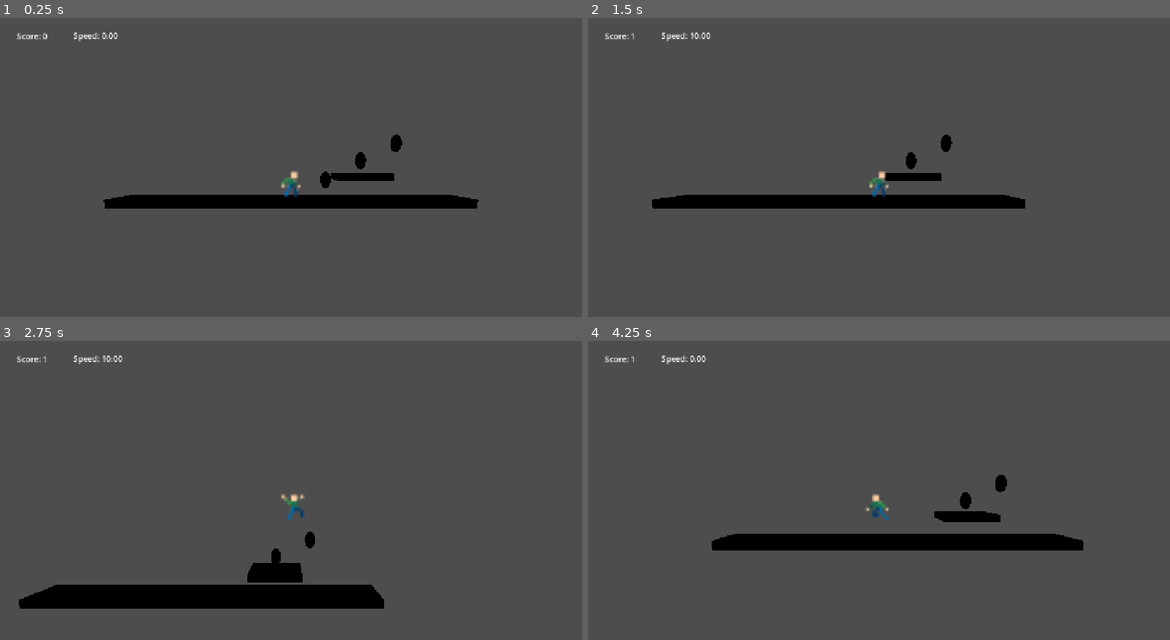
Above: before the commit, frames 1-4 (two rows, left to right).
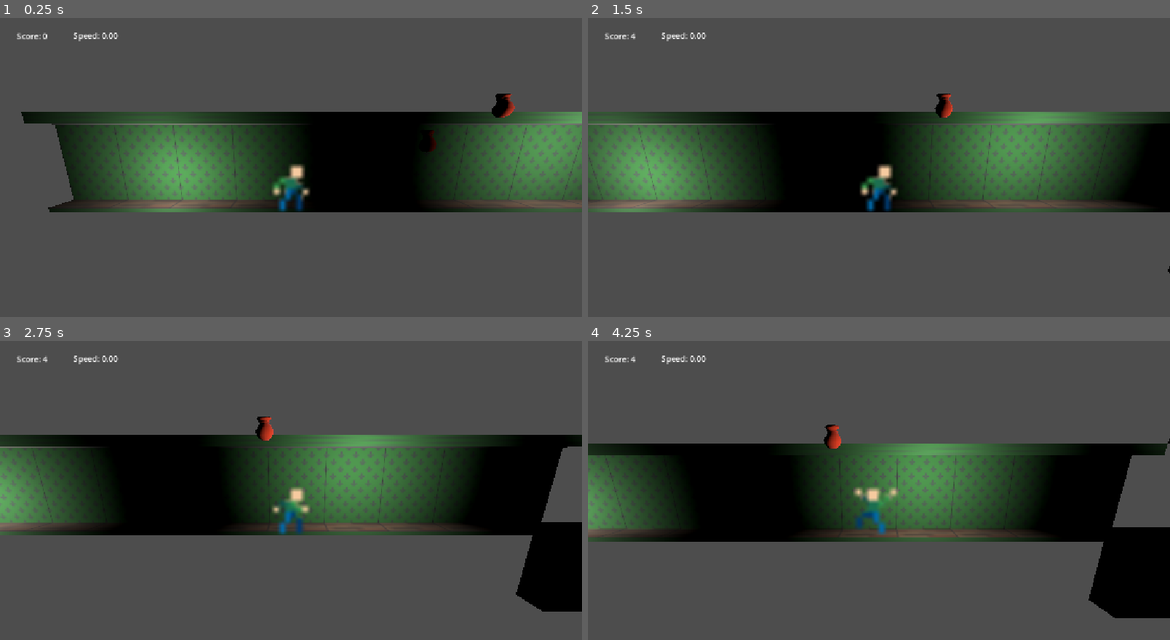
Above: after the commit, the same moments.

Repository: jinsato0422/haunted-mansion
Game: Godot game, scene res://Scenes/main_side.tscn
Same seed, same stepped clock (60 frames per second), same inputs: the game is played once before the commit and once after it.
Inputs:
- Up to frame 1 (0.25 s): no input
- Up to frame 2 (1.5 s): tap Enter at 0.5 s; hold D (move_right) 0.53-1.28 s; hold J (dash) 0.53-1.28 s; tap Space (jump) at 0.77, 1.07 s; tap Shift (run) at 0.8, 1.35 s; hold S (down) from 1.28 s (still down)
- Up to frame 3 (2.75 s): tap Space (jump) at 1.52, 1.55, 1.82 s; release S (down) at 2.03 s; hold D (move_right) from 2.03 s (still down); hold Space (jump) from 2.03 s (still down); tap J (dash) at 2.3 s
- Up to frame 4 (4.25 s): release Space (jump) at 2.78 s; tap J (dash) at 2.85 s; tap Space (jump) at 3.02, 3.32, 3.77, 3.8, 4.07 s; tap Shift (run) at 3.05 s; release D (move_right) at 3.53 s; hold A (move_left) from 3.53 s (still down); hold Ctrl (grab) from 3.53 s (still down)

The runs differ from the first frame. In frame 1, 26% of the frame differs, in the area x 3-100%, y 25-65%; in frame 2, 30%; in frame 3, 38%, in the area x 0-100%, y 4-91%; in frame 4, 34%.

Commit message:
Basic lighting, 3d objects, player movement and sprite frames

Diff:
--- /dev/null
+++ b/Assets/3D/M_TSTest.tres
@@ -0,0 +1,7 @@
+[gd_resource type="StandardMaterial3D" format=3 uid="uid://cc353nbfj82mn"]
+
+[resource]
+resource_name = "M_TSTest"
+vertex_color_use_as_albedo = true
+albedo_color = Color(0.9063318, 0.9063318, 0.9063318, 0.8)
+emission_enabled = true
--- /dev/null
+++ b/Assets/3D/openPBR_shader1.tres
@@ -0,0 +1,6 @@
+[gd_resource type="StandardMaterial3D" format=3 uid="uid://wnc8v2vqlfie"]
+
+[resource]
+resource_name = "openPBR_shader1"
+vertex_color_use_as_albedo = true
+albedo_color = Color(1, 0.24705882, 0.05490196, 1)
--- /dev/null
+++ b/Assets/3D/sm_hall_2m_collider.tscn
@@ -0,0 +1,9 @@
+[gd_scene format=3 uid="uid://bsgmxgg8gjaw1"]
+
+[ext_resource type="PackedScene" uid="uid://cve3put0p8dpo" path="res://Assets/3D/SM_Hall_2M (1).fbx" id="1_0xh5t"]
+[ext_resource type="Material" uid="uid://bbhwlk4wp81kw" path="res://Assets/Materials/M_hall.tres" id="2_2cuel"]
+
+[node name="SM_Hall_2M (1)" unique_id=794256021 instance=ExtResource("1_0xh5t")]
+
+[node name="SM_Hall_2M" parent="Hall_grp" parent_id_path=PackedInt32Array(1870377021) index="0" unique_id=583082619]
+material_override = ExtResource("2_2cuel")
--- /dev/null
+++ b/Assets/3D/sm_hall_8m_collider.tscn
@@ -0,0 +1,30 @@
+[gd_scene format=3 uid="uid://c1hh734lrbs6f"]
+
+[ext_resource type="PackedScene" uid="uid://ce0diagqlvfs4" path="res://Assets/3D/SM_Hall_8M.fbx" id="1_t662k"]
+[ext_resource type="Material" uid="uid://bbhwlk4wp81kw" path="res://Assets/Materials/M_hall.tres" id="2_lveg6"]
+
+[sub_resource type="BoxShape3D" id="BoxShape3D_770x4"]
+size = Vector3(7.9676514, 1, 1)
+
+[node name="SM_Hall_8M" unique_id=2042900114 instance=ExtResource("1_t662k")]
+
+[node name="SM_Hall_8M" parent="Hall_grp" parent_id_path=PackedInt32Array(90706149) index="0" unique_id=112162706]
+material_override = ExtResource("2_lveg6")
+
+[node name="StaticBody3D" type="StaticBody3D" parent="Hall_grp/SM_Hall_8M" index="0" unique_id=204596262]
+collision_layer = 3
+collision_mask = 3
+
+[node name="CollisionShape3D" type="CollisionShape3D" parent="Hall_grp/SM_Hall_8M/StaticBody3D" index="0" unique_id=1852578018]
+transform = Transform3D(1, 0, 0, 0, 0.2, 0, 0, 0, 1, 3.984314, -0.098523974, 0.33899117)
+shape = SubResource("BoxShape3D_770x4")
+
+[node name="StaticBody3D2" type="StaticBody3D" parent="Hall_grp/SM_Hall_8M" index="1" unique_id=209104599]
+transform = Transform3D(1, 0, 0, 0, 1, 0, 0, 0, 1, 0, 3.0241609, 0)
+collision_layer = 3
+collision_mask = 3
+
+[node name="CollisionShape3D" type="CollisionShape3D" parent="Hall_grp/SM_Hall_8M/StaticBody3D2" index="0" unique_id=1745723831]
+process_mode = 3
+transform = Transform3D(1, 0, 0, 0, 0.2, 0, 0, 0, 1, 3.984314, -0.098523974, 0.33899117)
+shape = SubResource("BoxShape3D_770x4")
--- /dev/null
+++ b/Assets/Materials/M_hall.tres
@@ -0,0 +1,6 @@
+[gd_resource type="StandardMaterial3D" format=3 uid="uid://bbhwlk4wp81kw"]
+
+[ext_resource type="Texture2D" uid="uid://n1tkrp1vkeut" path="res://Assets/Materials/TrimSheet_Low_openPBR_shader1_BaseColor.png" id="1_qaaoe"]
+
+[resource]
+albedo_texture = ExtResource("1_qaaoe")
--- a/Scenes/ghost.tscn
+++ b/Scenes/ghost.tscn
@@ -36,6 +36,7 @@
 
 [node name="AnimatedSprite3D" type="AnimatedSprite3D" parent="." unique_id=2020111451]
 transform = Transform3D(0.3, 0, 0, 0, 0.3, 0, 0, 0, 0.3, 0, 0, 0)
+no_depth_test = true
 sprite_frames = SubResource("SpriteFrames_770x4")
 
 [connection signal="body_entered" from="." to="." method="_on_body_entered"]
--- /dev/null
+++ b/Scenes/light.tscn
@@ -0,0 +1,6 @@
+[gd_scene format=3 uid="uid://cambo0qm4fntl"]
+
+[node name="Light" type="Node3D" unique_id=1034226516]
+
+[node name="AreaLight3D" type="AreaLight3D" parent="." unique_id=785963024]
+light_energy = 7.02
--- a/Scenes/main_side.tscn
+++ b/Scenes/main_side.tscn
@@ -3,58 +3,19 @@
 [ext_resource type="Script" uid="uid://cb8idit8seqwh" path="res://Scripts/main_side.gd" id="1_0clfa"]
 [ext_resource type="PackedScene" uid="uid://byl4pywlkquac" path="res://Scenes/ghost.tscn" id="2_ucghm"]
 [ext_resource type="PackedScene" uid="uid://0wdgmqfou2gp" path="res://Scenes/player.tscn" id="3_rltmn"]
-[ext_resource type="PackedScene" uid="uid://bheme71kyujx6" path="res://Scenes/treasure.tscn" id="4_yfthy"]
-
-[sub_resource type="BoxMesh" id="BoxMesh_t0jnk"]
-size = Vector3(20, 0.5, 2)
-
-[sub_resource type="BoxShape3D" id="BoxShape3D_vgng8"]
-size = Vector3(20, 0.5, 2)
-
-[sub_resource type="BoxMesh" id="BoxMesh_vgng8"]
-size = Vector3(3, 0.4, 2)
-
-[sub_resource type="BoxShape3D" id="BoxShape3D_saj5s"]
-size = Vector3(3, 0.4, 2)
-
-[sub_resource type="StandardMaterial3D" id="StandardMaterial3D_8onmr"]
-albedo_color = Color(0.38676247, 1.7539996, 1.6984154, 1)
-
-[sub_resource type="SphereMesh" id="SphereMesh_vm33g"]
-radius = 0.3
-
-[sub_resource type="StandardMaterial3D" id="StandardMaterial3D_vm33g"]
-albedo_color = Color(0.6160945, 0.20251302, 0, 1)
-
-[sub_resource type="SphereMesh" id="SphereMesh_ikypl"]
-radius = 0.3
+[ext_resource type="PackedScene" uid="uid://bheme71kyujx6" path="res://treasure.tscn" id="4_yfthy"]
+[ext_resource type="PackedScene" uid="uid://c1hh734lrbs6f" path="res://Assets/3D/sm_hall_8m_collider.tscn" id="5_ucghm"]
+[ext_resource type="PackedScene" uid="uid://cambo0qm4fntl" path="res://Scenes/light.tscn" id="7_yfthy"]
 
 [node name="MainSide" type="Node3D" unique_id=1572557826]
 script = ExtResource("1_0clfa")
 monster_scene = ExtResource("2_ucghm")
 
 [node name="Player" parent="." unique_id=896234555 instance=ExtResource("3_rltmn")]
-
-[node name="Floor" type="StaticBody3D" parent="." unique_id=1963098860]
-transform = Transform3D(1, 0, 0, 0, 1, 0, 0, 0, 1, 0, -0.25, 0)
-
-[node name="MeshInstance3D" type="MeshInstance3D" parent="Floor" unique_id=1889115842]
-mesh = SubResource("BoxMesh_t0jnk")
-
-[node name="CollisionShape3D" type="CollisionShape3D" parent="Floor" unique_id=1405179920]
-shape = SubResource("BoxShape3D_vgng8")
+transform = Transform3D(1, 0, 0, 0, 1, 0, 0, 0, 1, 0, 1.154901, 0)
 
 [node name="OmniLight3D" type="OmniLight3D" parent="." unique_id=855183779]
 transform = Transform3D(1, 0, 0, 0, 1, 0, 0, 0, 1, 0, 5, 6)
-
-[node name="Platform1" type="StaticBody3D" parent="." unique_id=556304361]
-transform = Transform3D(1, 0, 0, 0, 1, 0, 0, 0, 1, 4, 1.2, 0)
-
-[node name="MeshInstance3D" type="MeshInstance3D" parent="Platform1" unique_id=2137037688]
-mesh = SubResource("BoxMesh_vgng8")
-
-[node name="CollisionShape3D" type="CollisionShape3D" parent="Platform1" unique_id=1044125648]
-shape = SubResource("BoxShape3D_saj5s")
 
 [node name="Treasure" parent="." unique_id=2056213325 instance=ExtResource("4_yfthy")]
 transform = Transform3D(1, 0, 0, 0, 1, 0, 0, 0, 1, 2, 1, 0)
@@ -63,17 +24,9 @@
 transform = Transform3D(1, 0, 0, 0, 1, 0, 0, 0, 1, 4, 2.1, 0)
 treasure_type = 1
 
-[node name="MeshInstance3D" parent="Treasure2" index="0" unique_id=359014598]
-material_override = SubResource("StandardMaterial3D_8onmr")
-mesh = SubResource("SphereMesh_vm33g")
-
 [node name="Treasure3" parent="." unique_id=298225106 instance=ExtResource("4_yfthy")]
 transform = Transform3D(1, 0, 0, 0, 1, 0, 0, 0, 1, 6, 3.1, 0)
 treasure_type = 2
-
-[node name="MeshInstance3D" parent="Treasure3" index="0" unique_id=359014598]
-material_override = SubResource("StandardMaterial3D_vm33g")
-mesh = SubResource("SphereMesh_ikypl")
 
 [node name="HUD" type="CanvasLayer" parent="." unique_id=361460300]
 
@@ -94,6 +47,30 @@
 [node name="GhostSpawn" type="Marker3D" parent="." unique_id=986402798]
 transform = Transform3D(1, 0, 0, 0, 1, 0, 0, 0, 1, 7, 1, 0)
 
+[node name="SM_Hall_8M" parent="." unique_id=2042900114 instance=ExtResource("5_ucghm")]
+transform = Transform3D(1, 0, 0, 0, 1, 0, 0, 0, 1, -8, 0, -1)
+
+[node name="SM_Hall_8M2" parent="." unique_id=663008911 instance=ExtResource("5_ucghm")]
+transform = Transform3D(-4.371139e-08, -1, 0, 1, -4.371139e-08, 0, 0, 0, 1, 19, 3, 0)
+
+[node name="Light" parent="." unique_id=1034226516 instance=ExtResource("7_yfthy")]
+transform = Transform3D(1, 0, 0, 0, 1, 0, 0, 0, 1, 8.879162, 2.0266151, 1.4965367)
+
+[node name="SM_Hall_8M3" parent="." unique_id=1454369697 instance=ExtResource("5_ucghm")]
+transform = Transform3D(1, 0, 0, 0, 1, 0, 0, 0, 1, 0, 0, -1)
+
+[node name="SM_Hall_8M4" parent="." unique_id=1617980209 instance=ExtResource("5_ucghm")]
+transform = Transform3D(1, 0, 0, 0, 1, 0, 0, 0, 1, 8, 0, -1)
+
+[node name="SM_Hall_8M5" parent="." unique_id=570333797 instance=ExtResource("5_ucghm")]
+transform = Transform3D(1, 0, 0, 0, 1, 0, 0, 0, 1, 16, -3, -1)
+
+[node name="Light2" parent="." unique_id=440837327 instance=ExtResource("7_yfthy")]
+transform = Transform3D(1, 0, 0, 0, 1, 0, 0, 0, 1, -4, 1, 1)
+
+[node name="Light3" parent="." unique_id=2093226375 instance=ExtResource("7_yfthy")]
+transform = Transform3D(1, 0, 0, 0, 1, 0, 0, 0, 1, 18, 6, 3)
+
 [connection signal="collected" from="Treasure" to="." method="_on_treasure_collected"]
 [connection signal="collected" from="Treasure2" to="." method="_on_treasure_collected"]
 [connection signal="collected" from="Treasure3" to="." method="_on_treasure_collected"]
--- a/Scenes/player.tscn
+++ b/Scenes/player.tscn
@@ -10,6 +10,10 @@
 [sub_resource type="SphereShape3D" id="SphereShape3D_ir4nge"]
 radius = 1.2
 
+[sub_resource type="AtlasTexture" id="AtlasTexture_6t5aa"]
+atlas = ExtResource("2_onrkg")
+region = Rect2(20, 30, 10, 10)
+
 [sub_resource type="AtlasTexture" id="AtlasTexture_i3pqv"]
 atlas = ExtResource("2_onrkg")
 region = Rect2(0, 0, 10, 10)
@@ -26,6 +30,10 @@
 atlas = ExtResource("2_onrkg")
 region = Rect2(20, 30, 10, 10)
 
+[sub_resource type="AtlasTexture" id="AtlasTexture_vgqql"]
+atlas = ExtResource("2_onrkg")
+region = Rect2(10, 30, 10, 10)
+
 [sub_resource type="AtlasTexture" id="AtlasTexture_1jxqw"]
 atlas = ExtResource("2_onrkg")
 region = Rect2(0, 20, 10, 10)
@@ -81,11 +89,23 @@
 [sub_resource type="AtlasTexture" id="AtlasTexture_q13i1"]
 atlas = ExtResource("2_onrkg")
 region = Rect2(50, 10, 10, 10)
+
+[sub_resource type="AtlasTexture" id="AtlasTexture_cvnsp"]
+atlas = ExtResource("2_onrkg")
+region = Rect2(0, 88, 10, 11)
 
 [sub_resource type="SpriteFrames" id="SpriteFrames_770x4"]
 animations = [{
 "frames": [{
 "duration": 1.0,
+"texture": SubResource("AtlasTexture_6t5aa")
+}],
+"loop": 1,
+"name": &"falling",
+"speed": 5.0
+}, {
+"frames": [{
+"duration": 1.0,
 "texture": SubResource("AtlasTexture_i3pqv")
 }],
 "loop": 1,
@@ -108,6 +128,14 @@
 }, {
 "frames": [{
 "duration": 1.0,
+"texture": SubResource("AtlasTexture_vgqql")
+}],
+"loop": 1,
+"name": &"rising",
+"speed": 5.0
+}, {
+"frames": [{
+"duration": 1.0,
 "texture": SubResource("AtlasTexture_1jxqw")
 }, {
 "duration": 1.0,
@@ -162,9 +190,19 @@
 "loop": 1,
 "name": &"walk",
 "speed": 7.0
+}, {
+"frames": [{
+"duration": 1.0,
+"texture": SubResource("AtlasTexture_cvnsp")
+}],
+"loop": 1,
+"name": &"wall_slide",
+"speed": 5.0
 }]
 
 [node name="Player" type="CharacterBody3D" unique_id=896234555]
+collision_layer = 2
+collision_mask = 3
 script = ExtResource("1_onrkg")
 
 [node name="CollisionShape3D" type="CollisionShape3D" parent="." unique_id=629773837]
@@ -178,16 +216,18 @@
 
 [node name="AnimatedSprite3D" type="AnimatedSprite3D" parent="." unique_id=718450221]
 transform = Transform3D(18, 0, 0, 0, 18, 0, 0, 0, 18, 0, -0.06767738, 0)
+no_depth_test = true
 sprite_frames = SubResource("SpriteFrames_770x4")
-animation = &"jump"
+animation = &"rising"
 autoplay = "idle"
 
 [node name="Camera3D" type="Camera3D" parent="." unique_id=1823546937]
-transform = Transform3D(1, 0, 0, 0, 0.9980854, 0.06185116, 0, -0.06185116, 0.9980854, 0, 0.863389, 12.3372345)
+transform = Transform3D(1, 0, 0, 0, 0.97199607, 0.23499715, 0, -0.23499715, 0.97199607, 0, 1.7359571, 6.488817)
 
 [node name="WallCasts" type="Node" parent="." unique_id=1185566935]
 
 [node name="UpperLeft" type="RayCast3D" parent="WallCasts" unique_id=1435161916]
+process_mode = 3
 transform = Transform3D(1.3, 0, 0, 0, 1.3, 0, 0, 0, 1.3, 0, 0.48216015, 0)
 target_position = Vector3(-0.5, 0, 0)
 
@@ -196,7 +236,7 @@
 target_position = Vector3(0.5, 0, 0)
 
 [node name="LowerLeft" type="RayCast3D" parent="WallCasts" unique_id=1238113913]
-transform = Transform3D(1.3, 0, 0, 0, 1.3, 0, 0, 0, 1.3, 0, -0.4992779, 0)
+transform = Transform3D(1.3000002, 0, -1.1920929e-07, 0, 1.2999998, 0, 1.1920929e-07, 0, 1.3000002, 0, -0.4992779, 0)
 target_position = Vector3(-0.5, 0, 0)
 
 [node name="LowerRight" type="RayCast3D" parent="WallCasts" unique_id=2138941525]
--- /dev/null
+++ b/Scenes/sm_hall_2m.tscn
@@ -0,0 +1,6 @@
+[gd_scene format=3 uid="uid://dqka400b23bgb"]
+
+[ext_resource type="PackedScene" uid="uid://8ckobpkkj1ua" path="res://Assets/3D/SM_Hall_2M.fbx" id="1_j1elx"]
+
+[node name="SM_Hall_2M" unique_id=935304000 instance=ExtResource("1_j1elx")]
+transform = Transform3D(2, 0, 0, 0, 2, 0, 0, 0, 2, 0, 0, 0)
--- a/Scenes/treasure.tscn
+++ /dev/null
@@ -1,23 +0,0 @@
-[gd_scene format=3 uid="uid://bheme71kyujx6"]
-
-[ext_resource type="Script" uid="uid://2hoc4igxf8l5" path="res://Scripts/treasure.gd" id="1_dubxd"]
-
-[sub_resource type="StandardMaterial3D" id="StandardMaterial3D_saj5s"]
-albedo_color = Color(1.753959, 1.4648215, 1.4580972, 1)
-
-[sub_resource type="SphereMesh" id="SphereMesh_vgng8"]
-radius = 0.3
-
-[sub_resource type="SphereShape3D" id="SphereShape3D_2bngr"]
-
-[node name="Treasure" type="Area3D" unique_id=2056213325]
-script = ExtResource("1_dubxd")
-
-[node name="MeshInstance3D" type="MeshInstance3D" parent="." unique_id=359014598]
-material_override = SubResource("StandardMaterial3D_saj5s")
-mesh = SubResource("SphereMesh_vgng8")
-
-[node name="CollisionShape3D" type="CollisionShape3D" parent="." unique_id=93178961]
-shape = SubResource("SphereShape3D_2bngr")
-
-[connection signal="body_entered" from="." to="." method="_on_body_entered"]
--- a/Scripts/player.gd
+++ b/Scripts/player.gd
@@ -149,6 +149,8 @@
 	if Input.is_action_just_pressed("interact"):
 		interact_with_nearest()
 
+	check_if_out_of_bounds()
+
 
 func apply_gravity(delta: float) -> void:
 	if not is_on_floor():
@@ -160,6 +162,9 @@
 	elif velocity.y < 0.0:
 		velocity.y = 0.0
 
+func check_if_out_of_bounds():
+	if abs(position.y) >= 300.0 or abs(position.x) >= 300.0:
+		reset_player()
 
 # STATE MACHINE
 
@@ -194,7 +199,7 @@
 
 	if direction != 0.0:
 
-		if Input.is_action_pressed("dash"):
+		if Input.is_action_pressed("run"):
 			change_state(STATE.RUN)
 		else:
 			change_state(STATE.WALK)
@@ -212,7 +217,7 @@
 
 	move_horizontal(get_walk_speed())
 
-	if Input.is_action_pressed("dash"):
+	if Input.is_action_pressed("run"):
 		change_state(STATE.RUN)
 		return
 
@@ -235,7 +240,7 @@
 
 	move_horizontal(get_run_speed())
 
-	if not Input.is_action_pressed("dash"):
+	if not Input.is_action_pressed("run"):
 		change_state(STATE.WALK)
 		return
 
@@ -251,12 +256,20 @@
 func jump_state(delta: float) -> void:
 	is_wall_sliding = check_wall_slide()
 
+
+
 	if is_wall_sliding:
+		animated_sprite.play("wall_slide")
 		if velocity.y < -wall_slide_fall_speed:
 			velocity.y = -wall_slide_fall_speed
 
 		if Input.is_action_just_pressed("jump"):
 			perform_wall_jump()
+	else:
+		if velocity.y < 0:
+			animated_sprite.play("falling")
+		else:
+			animated_sprite.play("rising")
 
 	# Variable-height jump.
 	jump_timer -= delta
@@ -285,6 +298,8 @@
 	if not is_on_floor():
 		change_state(STATE.JUMP)
 		return
+
+	''' THIS STUFF IS FOR SLDING DOWN SLOPES WILL IMPLEMENT LATER '''
 
 	'if frame >= 28:
 		if check_jump():
@@ -356,7 +371,7 @@
 		var acceleration: float
 		var top_speed: float
 
-		if Input.is_action_pressed("dash"):
+		if Input.is_action_pressed("run"):
 			acceleration = large_air_acceleration
 			top_speed = max_air_speed
 		else:
@@ -386,6 +401,17 @@
 
 func check_wall_slide() -> bool:
 	wall_jump_direction = 0
+	if upper_right.is_colliding():
+		print("UR hit: ", upper_right.get_collider())
+
+	if lower_right.is_colliding():
+		print("LR hit: ", lower_right.get_collider())
+
+	if upper_left.is_colliding():
+		print("UL hit: ", upper_left.get_collider())
+
+	if lower_left.is_colliding():
+		print("LL hit: ", lower_left.get_collider())
 
 	# Right wall -> jump left.
 	if upper_right.is_colliding() or lower_right.is_colliding():
--- a/project.godot
+++ b/project.godot
@@ -19,6 +19,12 @@
 
 window/stretch/mode="canvas_items"
 window/stretch/aspect="expand"
+
+[importer_defaults]
+
+scene={
+&"materials/extract": 1
+}
 
 [input]
 
--- /dev/null
+++ b/treasure.tscn
@@ -0,0 +1,33 @@
+[gd_scene format=3 uid="uid://bheme71kyujx6"]
+
+[ext_resource type="Script" uid="uid://2hoc4igxf8l5" path="res://Scripts/treasure.gd" id="1_dubxd"]
+[ext_resource type="PackedScene" uid="uid://berb2n1xwmcet" path="res://Assets/3D/MoneyBag_Ob-Unfinished.glb" id="2_h85lg"]
+
+[sub_resource type="SphereShape3D" id="SphereShape3D_2bngr"]
+
+[sub_resource type="StandardMaterial3D" id="StandardMaterial3D_2unnm"]
+
+[node name="Treasure" type="Area3D" unique_id=2056213325]
+collision_mask = 2
+script = ExtResource("1_dubxd")
+
+[node name="CollisionShape3D" type="CollisionShape3D" parent="." unique_id=93178961]
+shape = SubResource("SphereShape3D_2bngr")
+
+[node name="empty_1" parent="." unique_id=1918214693 instance=ExtResource("2_h85lg")]
+transform = Transform3D(2, 0, 0, 0, 2, 0, 0, 0, 2, 0.032101393, 0, 0.09707904)
+
+[node name="CPUParticles3D" type="CPUParticles3D" parent="." unique_id=1334332930]
+transform = Transform3D(1, 0, 0, 0, 1, 0, 0, 0, 1, 0, 0, 0.020817876)
+material_override = SubResource("StandardMaterial3D_2unnm")
+amount = 21
+speed_scale = 2.3
+explosiveness = 1.0
+emission_shape = 1
+emission_sphere_radius = 1.0
+initial_velocity_min = 198.02
+initial_velocity_max = 792.08
+angular_velocity_min = -417.38
+angular_velocity_max = 499.01
+
+[connection signal="body_entered" from="." to="." method="_on_body_entered"]
Binary file added: Assets/3D/MoneyBag_Ob-Unfinished.glb
Not shown, added: Assets/3D/MoneyBag_Ob-Unfinished.glb.import
Binary file added: Assets/3D/SM_Hall_2M (1).fbx
Not shown, added: Assets/3D/SM_Hall_2M (1).fbx.import
Binary file added: Assets/3D/SM_Hall_8M.fbx
Not shown, added: Assets/3D/SM_Hall_8M.fbx.import
Binary file added: Assets/Materials/TrimSheet_Low_openPBR_shader1_BaseColor.png
Not shown, added: Assets/Materials/TrimSheet_Low_openPBR_shader1_BaseColor.png.import
